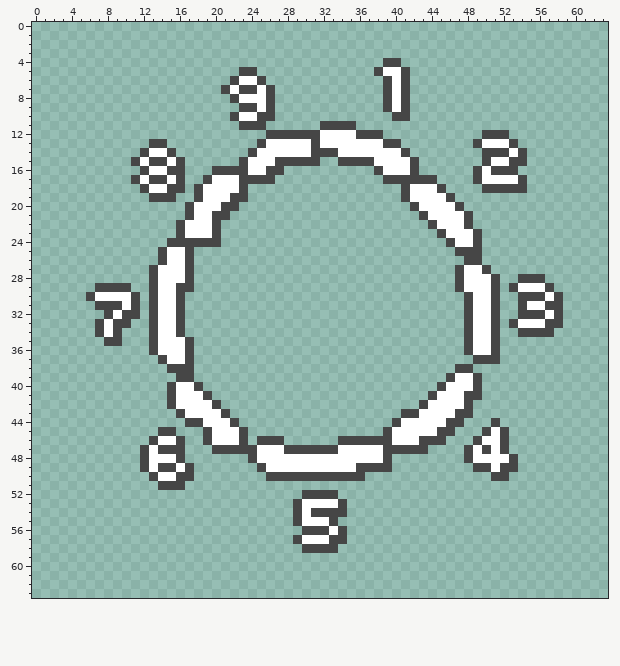
A pixel-art file gets an edit: Assets/Tiles/AimCircle/all.aseprite. This is how it looked before the edit.
64x64 pixels, 1 frame.
Once edited:
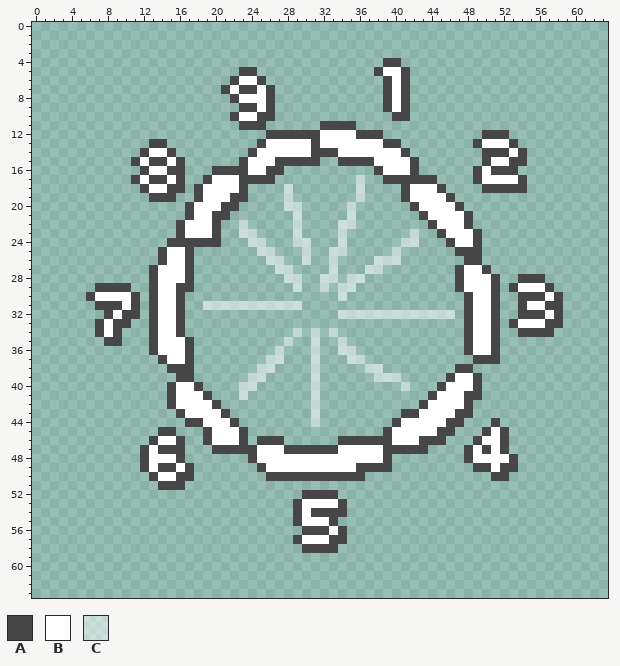
Palette (. is transparent): A #464646  B #ffffff  C #ffffff80
Change:
The edit adds colour C in row 17 at x 36; in rows 18 to 19 at x 28 and 36; in row 20 at x 28 to 29 and 35; in row 21 at x 29 and 35; in row 22 at x 23, 29 and 34 to 35; in row 23 at x 23 to 24, 29, 34 and 42.
The edit adds colour C in row 24 at x 24 to 25, 29 to 30, 34 and 41 to 42; in row 25 at x 25 to 26, 30, 33 to 34 and 40; in row 26 at x 26 to 27, 30, 33 and 38 to 40; in row 27 at x 27 to 28, 33 and 37 to 38; in row 28 at x 28 to 29, 32 to 33 and 35 to 36; in row 29 at x 29, 32 and 34 to 35.
The edit adds colour C in row 30 at x 34; in row 31 at x 19 to 29; in row 32 at x 34 to 46; in row 34 at x 29, 31 and 33; in row 35 at x 28, 31 and 34; in row 36 at x 27, 31 and 34 to 35.
The edit adds colour C in row 37 at x 26 to 27, 31 and 35 to 36; in row 38 at x 25 to 26, 31 and 37 to 38; in row 39 at x 24 to 25, 31 and 38 to 40; in row 40 at x 23 to 24, 31 and 41; in row 41 at x 23 and 31; in rows 42 to 44 at x 31.
Boxes around the changes in both pictures, in picture pixels (x1, y1, x2, y2):
added: (203, 175, 455, 427)
